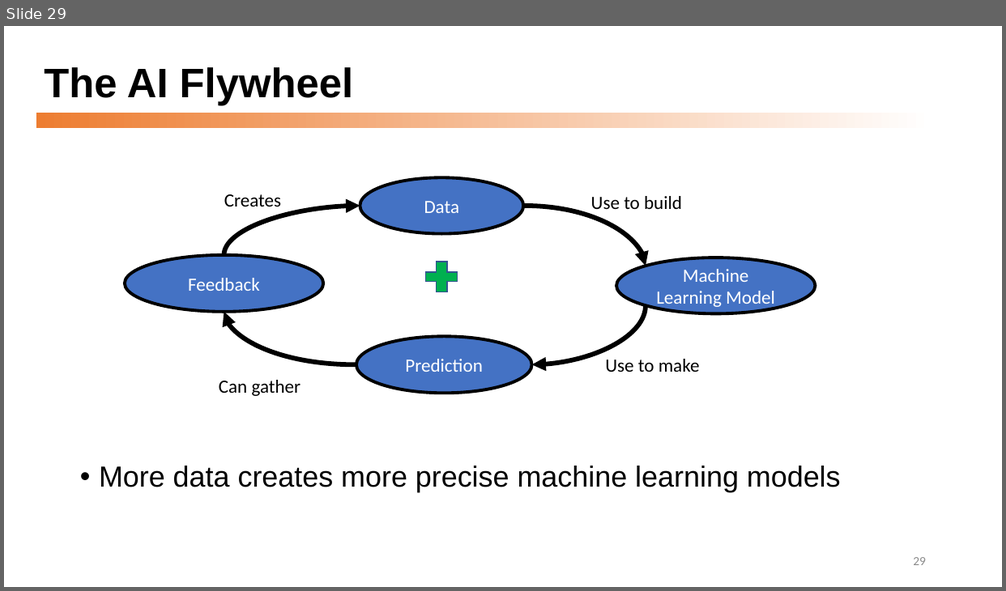
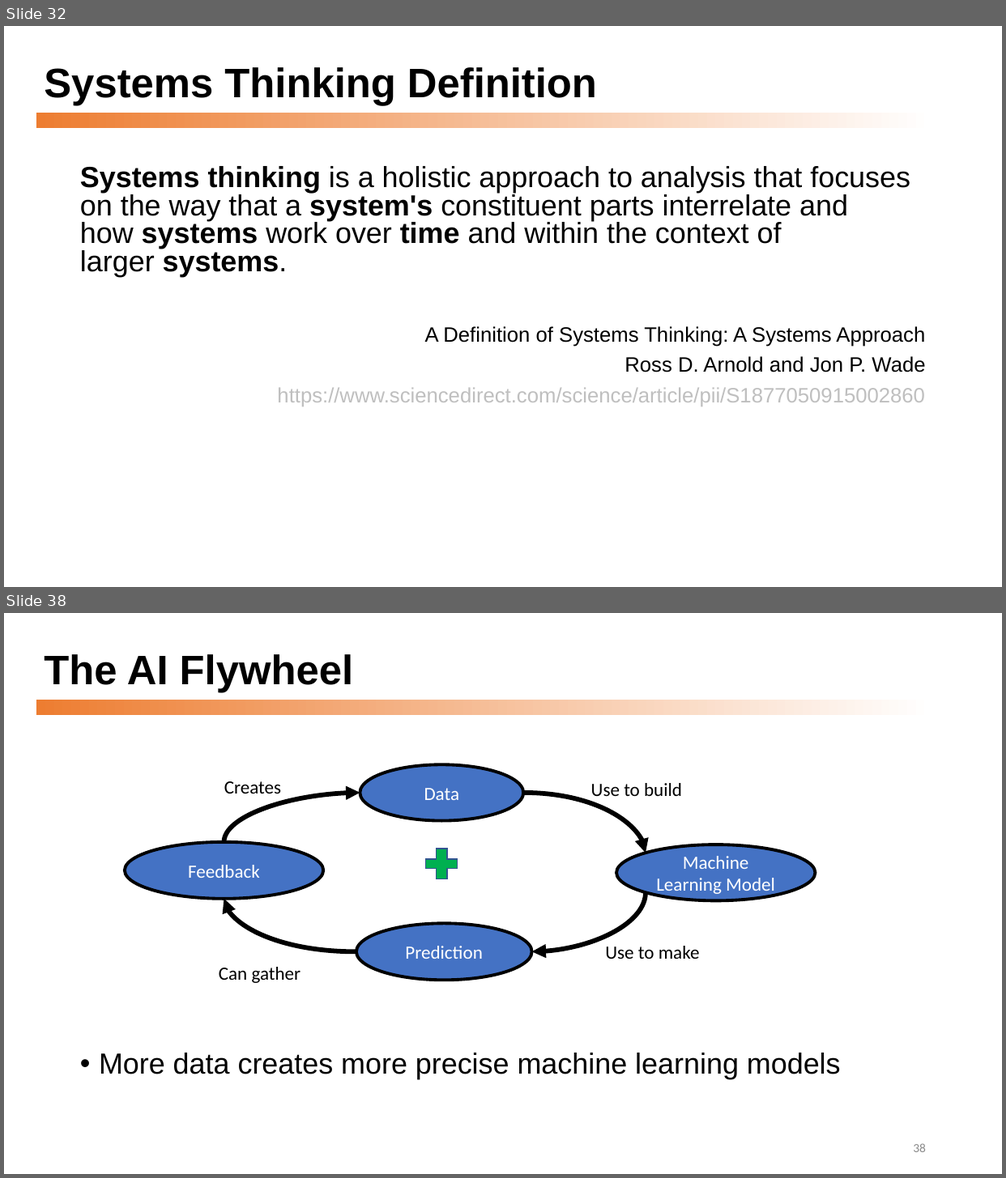
Before and after one commit to dmccreary/graph-systems-thinking, a slide deck: docs/presentations/Graph-Systems-Thinking-Half-Day-Workshop.pptx. Shown one above the other, each under a label of ours: slide 29 before the commit, slides 32 and 38 after it; the slides between them are not shown. The pictures are 1006x591 and 1006x1178 pixels, drawn with LibreOffice and Linux fonts; fonts in the diff are those of the drawing. Boxes give left, top, right and bottom in pixels: in the first picture for what was removed or moved away, otherwise in the second. Text is boxed around its words. In the diff, an @@ line names an element or a change of style, - is before the commit and + after.

```diff
--- a/docs/presentations/Graph-Systems-Thinking-Half-Day-Workshop.pptx
+++ b/docs/presentations/Graph-Systems-Thinking-Half-Day-Workshop.pptx
@@ slide 32 added at <box>4,26,1002,587</box>, background #FFFFFF; not listed: 1 template element that a slide beside it also shows @@
@@ title added at <box>44,67,597,105</box>, 39.6 pt, text #000000, bold @@
+Systems Thinking Definition
@@ text added at <box>80,166,925,407</box>, 28 pt, text #000000 @@
+Systems thinking is a holistic approach to analysis that focuses on the way that a system's constituent parts interrelate and how systems work over time and within the context of larger systems.
+A Definition of Systems Thinking: A Systems Approach
+Ross D. Arnold and Jon P. Wade
+https://www.sciencedirect.com/science/article/pii/S1877050915002860
@@ what was slide 29 is now slide 38 @@
@@ page number at <box>913,1144,926,1152</box>: text changed @@
-29
+38
```
Also in this commit, not shown: 9 slides changed, 8 other slides added.
